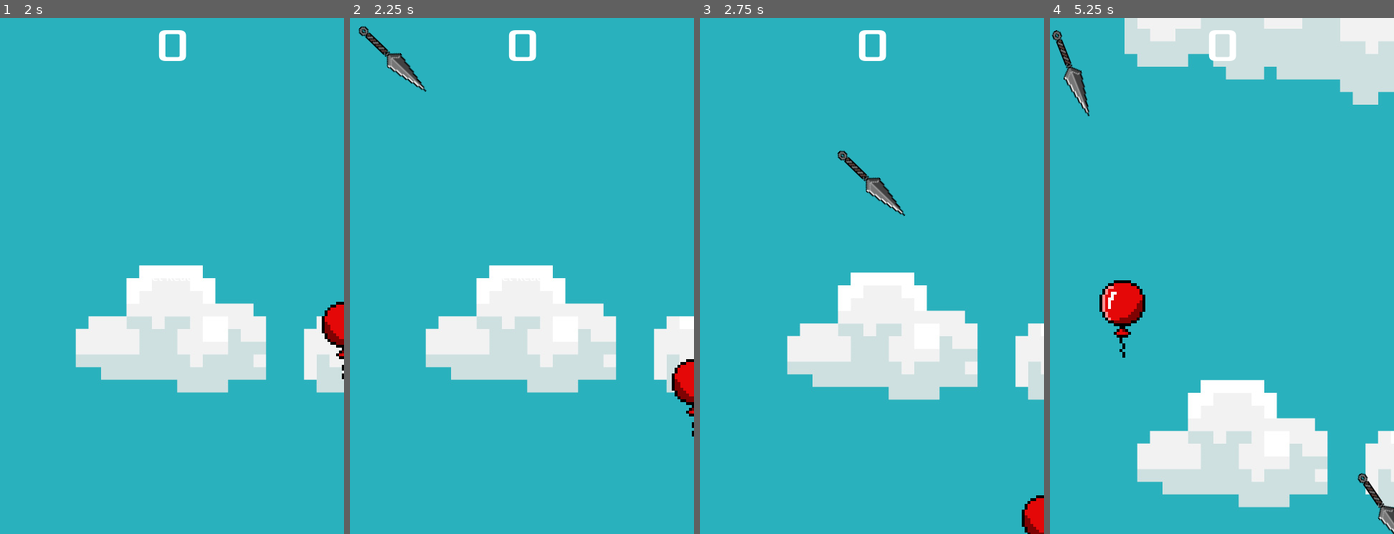
Above: before the commit, frames 1-4 (left to right).
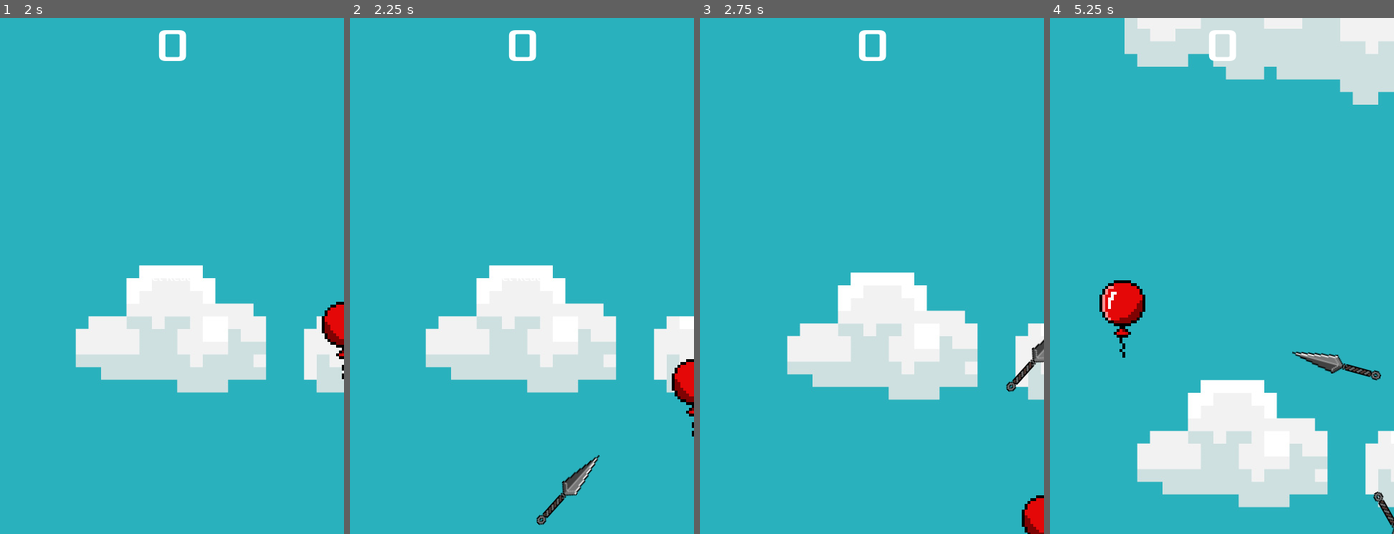
Above: after the commit, the same moments.

Repository: Turik556/First2D
Game: Godot game, scene res://Scenes/main.tscn
The game is run twice, just before and just after one commit, with the same random seed, the same clock (stepped at 60 frames per second) and the same inputs.
Inputs:
- Up to frame 1 (2 s): click "Start" at 0.5 s; tap Enter at 1.25 s; hold D (move_right) from 1.28 s (still down)
- Up to frame 2 (2.25 s): release D (move_right) at 2.03 s; hold S (move_down) from 2.03 s (still down)
- Up to frame 3 (2.75 s): keep holding S (move_down)
- Up to frame 4 (5.25 s): release S (move_down) at 2.78 s; hold D (move_right) 2.78-3.53 s; hold W (move_up) 3.53-4.28 s; hold A (move_left) from 4.28 s (still down)

Frame 1 is identical in both runs. In frame 2, 1.0% of the frame differs, in the area x 2-73%, y 1-99%; in frame 3, 0.8%; in frame 4, 1.3%, in the area x 0-100%, y 2-100%.

Commit message:
repair spawn kunai and movement

Diff:
--- a/scripts/enemy_handler.gd
+++ b/scripts/enemy_handler.gd
@@ -51,7 +51,8 @@
 
 	var mob = Enemys.pick_random().instantiate()
 	var mob_spawn_location = $MobPath/MobSpawnLocation
-	mob_spawn_location.progress_ratio =randf()
+	mob_spawn_location.progress_ratio = randf()
+	print("Spawn pos = ", get_spawn_location().position)
 
 	add_child(mob)
 	mob.died.connect(on_mob_died)
--- a/scripts/kunai.gd
+++ b/scripts/kunai.gd
@@ -7,21 +7,19 @@
 # Called when the node enters the scene tree for the first time.
 func _ready() -> void:
 	initialize()
-	$AnimationPlayer.stop()
-	pos = player.get_pos()
 	look_at(pos)
 	rotation += PI
 	pass # Replace with function body.
 
 # Called every frame. 'delta' is the elapsed time since the previous frame.
 func _physics_process(delta: float) -> void:
-	velocity = (pos*10-position).normalized() * speed
-	move_and_collide((velocity) * delta)
-	pass
-func _movement():
+
+	move_and_collide(velocity * delta)
 	pass
 
+
 func initialize():
+	$AnimationPlayer.stop()
 	player = get_node("/root/Main/Player")
 	Global.s_game_over.connect(die)
 	Global.s_froze_start.connect(on_froze_start)
@@ -29,4 +27,8 @@
 	Global.s_speed_up.connect(on_speed_up_start)
 	Global.s_speed_up_ends.connect(on_item_effect_ends)
 	spawn_pos = handler.get_spawn_location()
+	position = spawn_pos.position
+	print(position)
+	pos = player.get_pos()
+	velocity = (pos-position).normalized() * speed
 	pass
--- a/scripts/mob.gd
+++ b/scripts/mob.gd
@@ -33,9 +33,6 @@
 		$AnimationPlayer.play()
 	linear_velocity = velocity.rotated(direction)
 	modulate = Color("#ffffff")
-	pass
-
-func _process(delta: float) -> void:
 	pass
 
 func _on_visible_on_screen_notifier_2d_screen_exited() -> void:
Not shown: 1 places in Scenes/Handlers/item_queue.tscn that only renumber resources
Not shown: 1 places in Scenes/Handlers/item_spawner.tscn that only renumber resources
